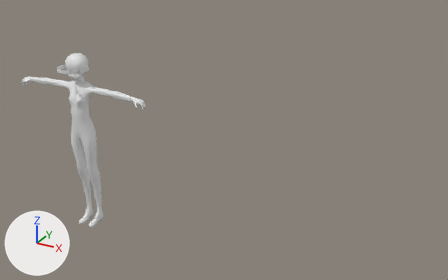
Renders of the Blender file GameBase/GameBase/assets/models/Characters/Izzy.blend from each side of a commit.
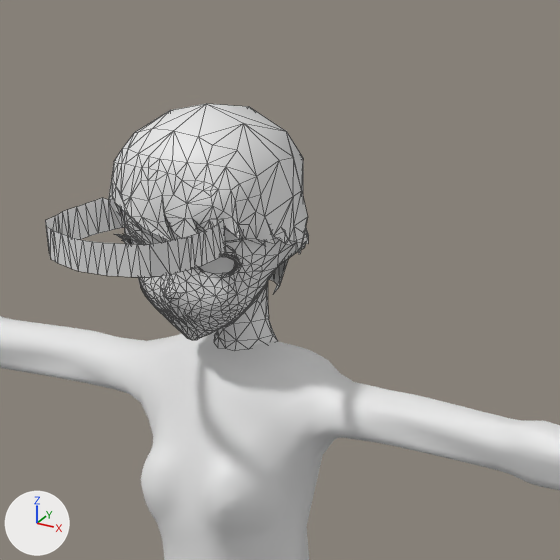
Old and new are each drawn whole from a 50 mm lens placed at (2.32, -2.52, 2.02), pointed at (0.27, 1.2, 0.16) and again close up on the part from 11% to 27% of the width and 15% to 39% of the height. Every picture has the same lights, and +X, +Y and +Z are marked at lower left. The close-ups show mesh edges as thin lines. Materials are left out; every surface is plain grey.

Objects in the first close-up: 'Body', 'Hair', 'Head', 'Head.001'.
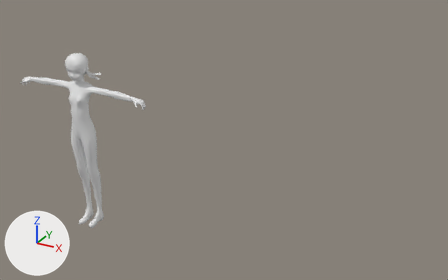
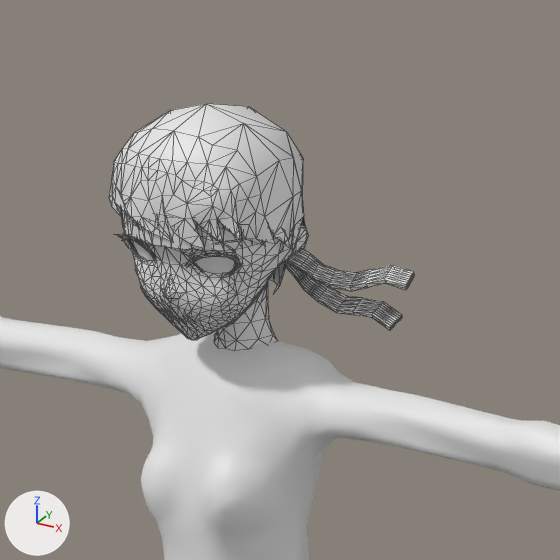
What differs and where, as boxes [x1, y1, x2, y2] in the close-ups (560 x 560 px; the box of a moved part takes in the faces that stretch with it):
'Head.001', reshaped, moved
    before: [45, 198, 226, 277]
    after: [121, 209, 415, 330]
part 1 of me_eyebrows_004, moved or reshaped
    before: [45, 198, 226, 277]
    after: [121, 209, 276, 251]
part 2 of me_eyebrows_004, added
    after: [286, 263, 402, 330]
part 3 of me_eyebrows_004, added
    after: [285, 249, 415, 291]

What changed in the scene script:
```text
Change me_eyebrows_004:
    used by ob_head_001; location = (1.314, 2.8943, -0.498); rotation_euler = (1.571, 0.0, 0.0), in degrees (90, 0, 0); scale = (0.1, 0.1, 0.1)
    remove me_eyebrows_004.from_pydata(...)  # 104 vertices, 96 faces, 2 loose edges; spans x -13.7..0.3, y 9.1..15.2, z -0.4..30.1
    add me_eyebrows_004.from_pydata(...)  # 494 vertices, 832 faces, 2 loose edges; spans x -0.5..7.0, y -3.1..10.2, z -15.3..0.5
    me_eyebrows_004 part 1: the loose piece of 96 vertices spanning x -13.7..-12.6, y 15.0..15.2, z 29.0..30.1 is moved by (13.1, -5.0, -29.6)
    me_eyebrows_004 part 2: a new loose piece of 195 vertices spanning x 0.1..1.1, y 9.3..9.8, z -0.6..-0.4
    me_eyebrows_004 part 3: a new loose piece of 195 vertices spanning x 0.2..1.2, y 9.5..9.9, z -0.6..-0.3
Change ob_head_001:
    ob_head_001.location: (1.314, 2.8943, -0.498) -> (0.0, 0.0, 0.0)
```
